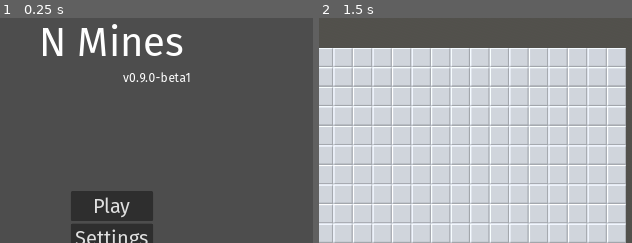
Above: before the commit, frames 1-2 (left to right).
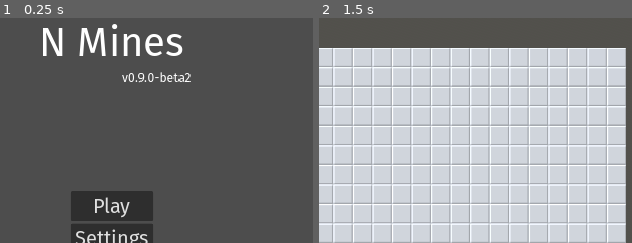
Above: after the commit, the same moments.

Repository: Enn3Developer/n_minesweeper
Game: Godot game, scene res://scenes/menu.tscn
Two runs of this game, one before a commit and one after it. Both use one fixed random seed, a clock stepped at 60 frames per second and the inputs below.
Inputs:
- Up to frame 1 (0.25 s): no input
- Up to frame 2 (1.5 s): click "Play" at 0.5 s; click "Reset" at 1.25 s
The pictures show only the part of the screen within x 43-93%, y 0-50%; the shares and areas given below are measured in that part.

The runs differ from the first frame. In frame 1, 0.5% of the frame differs, in the area x 38-62%, y 24-29%; in frame 2, nothing differs.

Commit message:
bumped version

Diff:
--- a/project.godot
+++ b/project.godot
@@ -11,7 +11,7 @@
 [application]
 
 config/name="N Mines"
-config/version="0.9.0-beta1"
+config/version="0.9.0-beta2"
 run/main_scene="res://scenes/menu.tscn"
 config/features=PackedStringArray("4.3", "GL Compatibility")
 run/low_processor_mode=true
